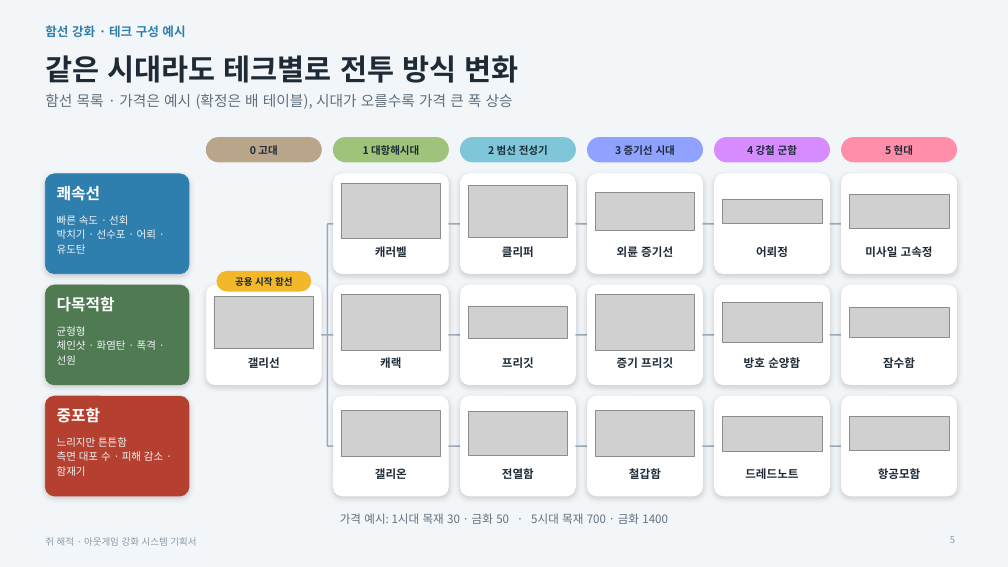
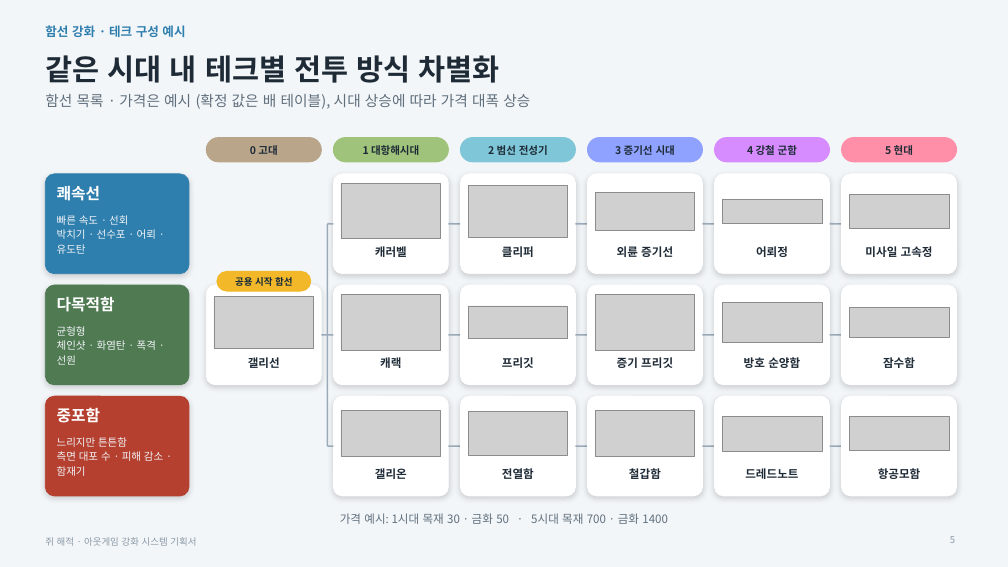
Before and after one commit to inory16351/RatPlain, a slide deck: slide 5 of Pirat_Plan/쥐해적_아웃게임강화기획서.pptx. Drawn at 1008x567 pixels with LibreOffice and Linux fonts; fonts in the diff are those of the drawing; grey boxes stand for pictures. Boxes give left, top, right and bottom in pixels: in the first picture for what was removed or moved away, otherwise in the second. Text is boxed around its words. In the diff, an @@ line names an element or a change of style, - is before the commit and + after.

```diff
--- a/Pirat_Plan/쥐해적_아웃게임강화기획서.pptx
+++ b/Pirat_Plan/쥐해적_아웃게임강화기획서.pptx
@@ title at (45, 55, 500, 83): text changed @@
-같은 시대라도 테크별로 전투 방식 변화
+같은 시대 내 테크별 전투 방식 차별화
@@ text at (45, 94, 530, 109): text changed @@
-함선 목록 · 가격은 예시 (확정은 배 테이블), 시대가 오를수록 가격 큰 폭 상승
+함선 목록 · 가격은 예시 (확정 값은 배 테이블), 시대 상승에 따라 가격 대폭 상승
```
Also in this commit, not shown: 9 other slides changed, 5 other files.
